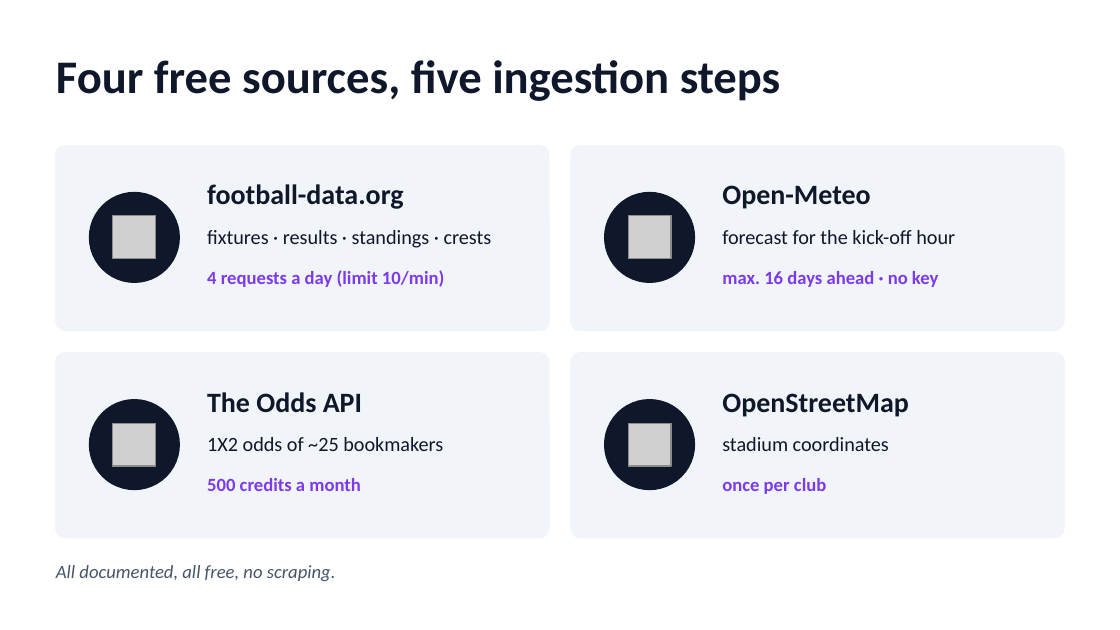
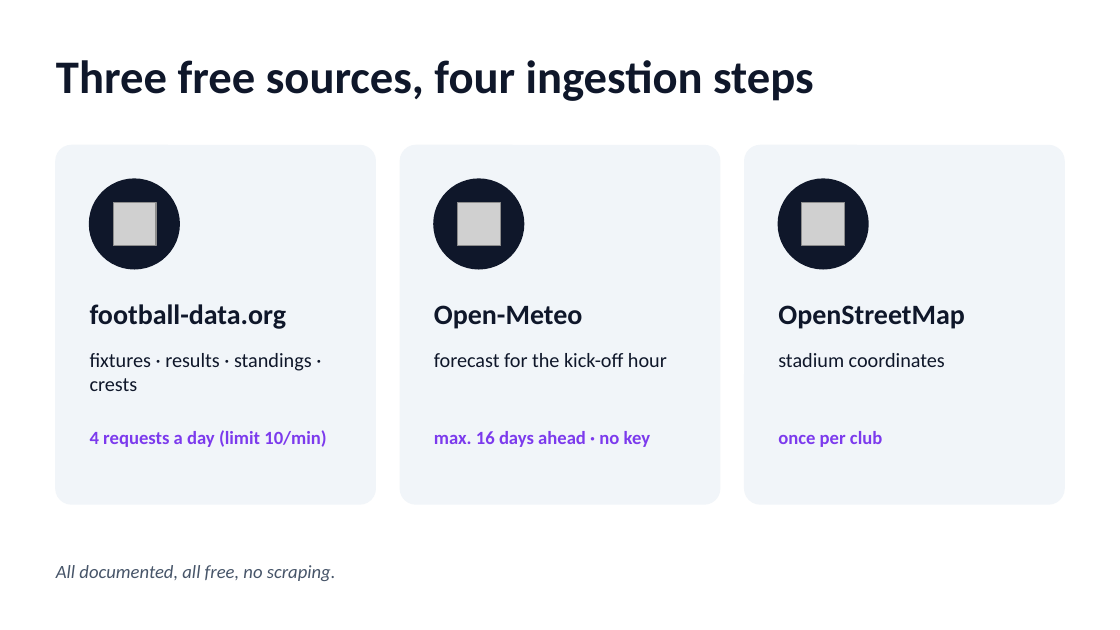
Before and after one commit to Elias-Martinelli/deng, a slide deck: slide 4 of docs/pitch/pitch-deck.pptx. Drawn at 1120x630 pixels with LibreOffice and Linux fonts; fonts in the diff are those of the drawing; grey boxes stand for pictures. Boxes give left, top, right and bottom in pixels: in the first picture for what was removed or moved away, otherwise in the second. Text is boxed around its words. In the diff, an @@ line names an element or a change of style, - is before the commit and + after.

```diff
--- a/docs/pitch/pitch-deck.pptx
+++ b/docs/pitch/pitch-deck.pptx
@@ text at (56, 60, 813, 101): text changed @@
-Four free sources, five ingestion steps
+Three free sources, four ingestion steps
@@ rounded rectangle: place and size @@
-rounded rectangle at (56, 146, 549, 330)
+rounded rectangle at (56, 146, 375, 504)
@@ rounded rectangle: place and size @@
-rounded rectangle at (571, 146, 1064, 330)
+rounded rectangle at (401, 146, 720, 504)
@@ rounded rectangle: place and size @@
-rounded rectangle at (571, 353, 1064, 538)
+rounded rectangle at (745, 146, 1064, 504)
@@ ellipse: place and size @@
-ellipse at (90, 193, 179, 282)
+ellipse at (90, 179, 179, 269)
@@ ellipse: place and size @@
-ellipse at (605, 193, 694, 282)
+ellipse at (435, 179, 524, 269)
@@ ellipse: place and size @@
-ellipse at (605, 400, 694, 489)
+ellipse at (778, 179, 868, 269)
@@ picture: place and size @@
-picture at (113, 216, 156, 259)
+picture at (113, 203, 156, 245)
@@ picture: place and size @@
-picture at (628, 216, 671, 259)
+picture at (457, 203, 500, 245)
@@ picture: place and size @@
-picture at (628, 423, 671, 466)
+picture at (802, 203, 844, 245)
@@ text "football-data.org": place and size @@
-text "football-data.org" at (207, 184, 404, 209)
+text "football-data.org" at (90, 304, 287, 329)
@@ text "Open-Meteo": place and size @@
-text "Open-Meteo" at (722, 185, 870, 209)
+text "Open-Meteo" at (434, 305, 582, 329)
@@ text "OpenStreetMap": place and size @@
-text "OpenStreetMap" at (722, 393, 909, 417)
+text "OpenStreetMap" at (778, 305, 965, 329)
@@ rounded rectangle removed at (56, 353, 549, 538) @@
@@ text "fixtures · results · standings ..." rewrapped from (207, 230, 492, 248) to (90, 353, 312, 391) @@
@@ text "forecast for the kick-off hour": place and size @@
-text "forecast for the kick-off hour" at (722, 230, 955, 244)
+text "forecast for the kick-off hour" at (434, 353, 667, 367)
@@ text "stadium coordinates": place and size @@
-text "stadium coordinates" at (722, 437, 889, 451)
+text "stadium coordinates" at (778, 353, 945, 367)
@@ ellipse removed at (90, 400, 179, 489) @@
@@ text removed at (207, 392, 362, 413) @@
-The Odds API
@@ text "4 requests a day (limit ...": place and size @@
-text "4 requests a day (limit ..." at (207, 270, 444, 287)
+text "4 requests a day (limit ..." at (90, 430, 326, 447)
@@ picture removed at (113, 423, 156, 466) @@
@@ text removed at (207, 437, 443, 451) @@
-1X2 odds of ~25 bookmakers
@@ text "max. 16 days ahead · ...": place and size @@
-text "max. 16 days ahead · ..." at (722, 271, 939, 287)
+text "max. 16 days ahead · ..." at (434, 431, 651, 447)
@@ text "once per club": place and size @@
-text "once per club" at (722, 478, 826, 494)
+text "once per club" at (778, 431, 882, 447)
@@ text removed at (207, 478, 360, 491) @@
-500 credits a month
```
Also in this commit, not shown: 4 other slides changed, 3 slides removed.
